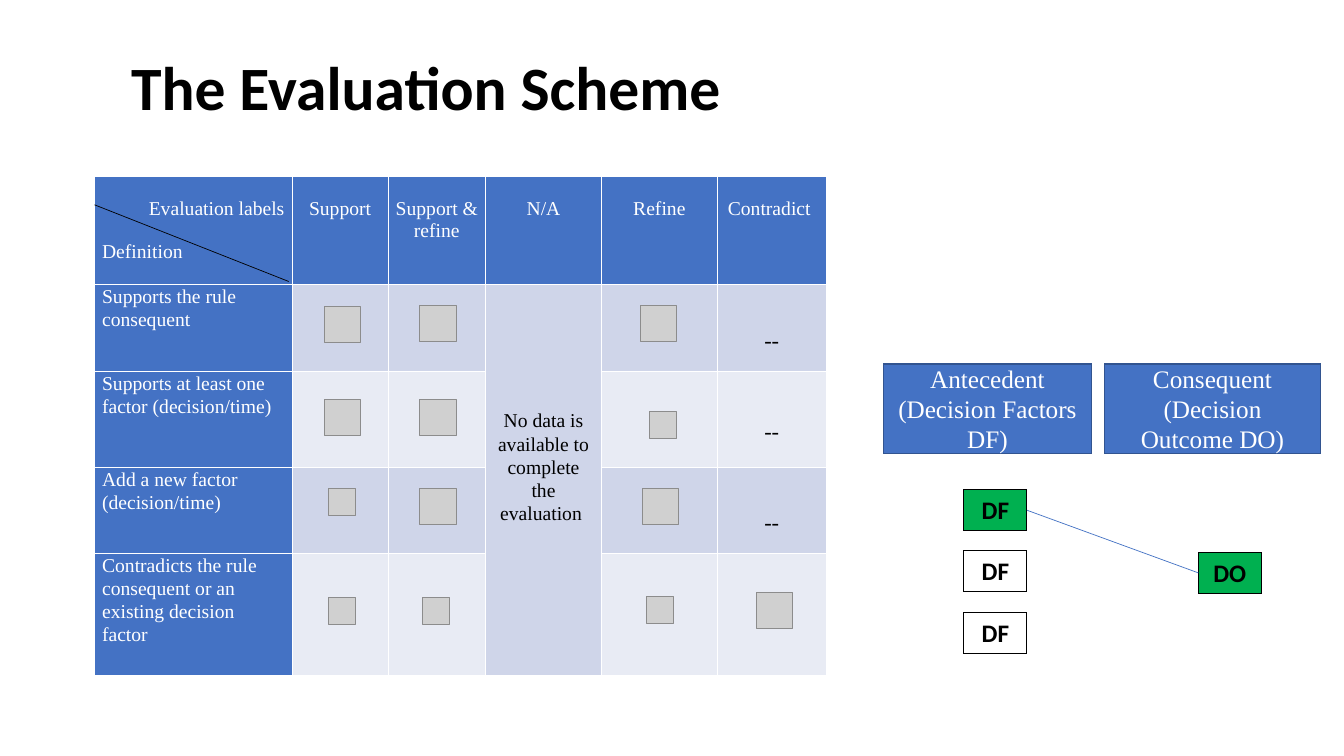
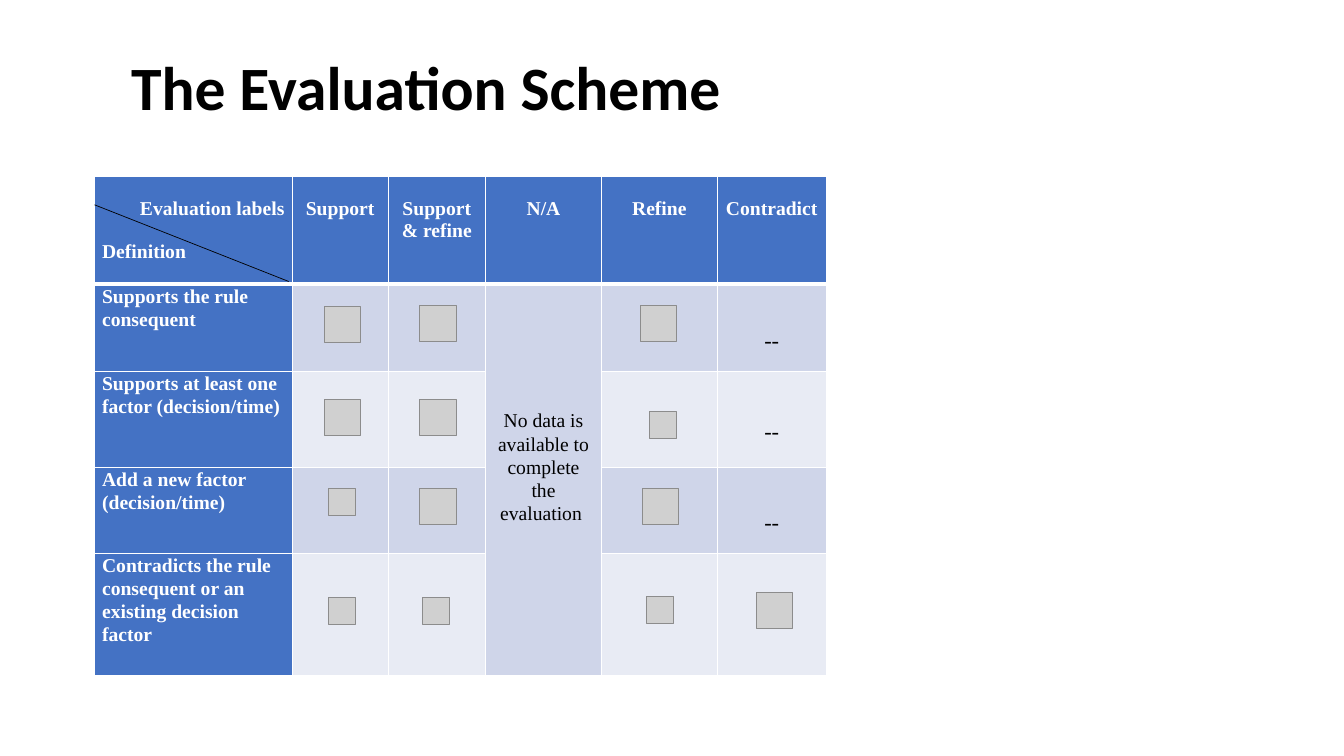
Before and after one commit to Daeej/Reseach-materials, a slide deck: slide 1 of Evaluation Scheme.pptx. Drawn at 1344x756 pixels with LibreOffice and Linux fonts; fonts in the diff are those of the drawing; grey boxes stand for pictures. Boxes give left, top, right and bottom in pixels: in the first picture for what was removed or moved away, otherwise in the second. Text is boxed around its words. In the diff, an @@ line names an element or a change of style, - is before the commit and + after.

```diff
--- a/Evaluation Scheme.pptx
+++ b/Evaluation Scheme.pptx
@@ table at [95, 176, 827, 677] @@
@@ bold on in "Evaluation labels", "Definition", "Support", "Support & refine" and 7 more places @@
@@ rectangle removed at [884, 364, 1092, 454] @@
-Antecedent
-(Decision Factors DF)
@@ rectangle removed at [1105, 364, 1322, 454] @@
-Consequent
-(Decision Outcome DO)
@@ rectangle removed at [964, 490, 1026, 530] @@
-DF
@@ line removed from (1027, 510) to (1199, 573) @@
@@ rectangle removed at [964, 551, 1026, 591] @@
-DF
@@ rectangle removed at [1199, 553, 1261, 593] @@
-DO
@@ rectangle removed at [964, 613, 1026, 653] @@
-DF
```
Also in this commit, not shown: 3 slides added, 1 other file.
